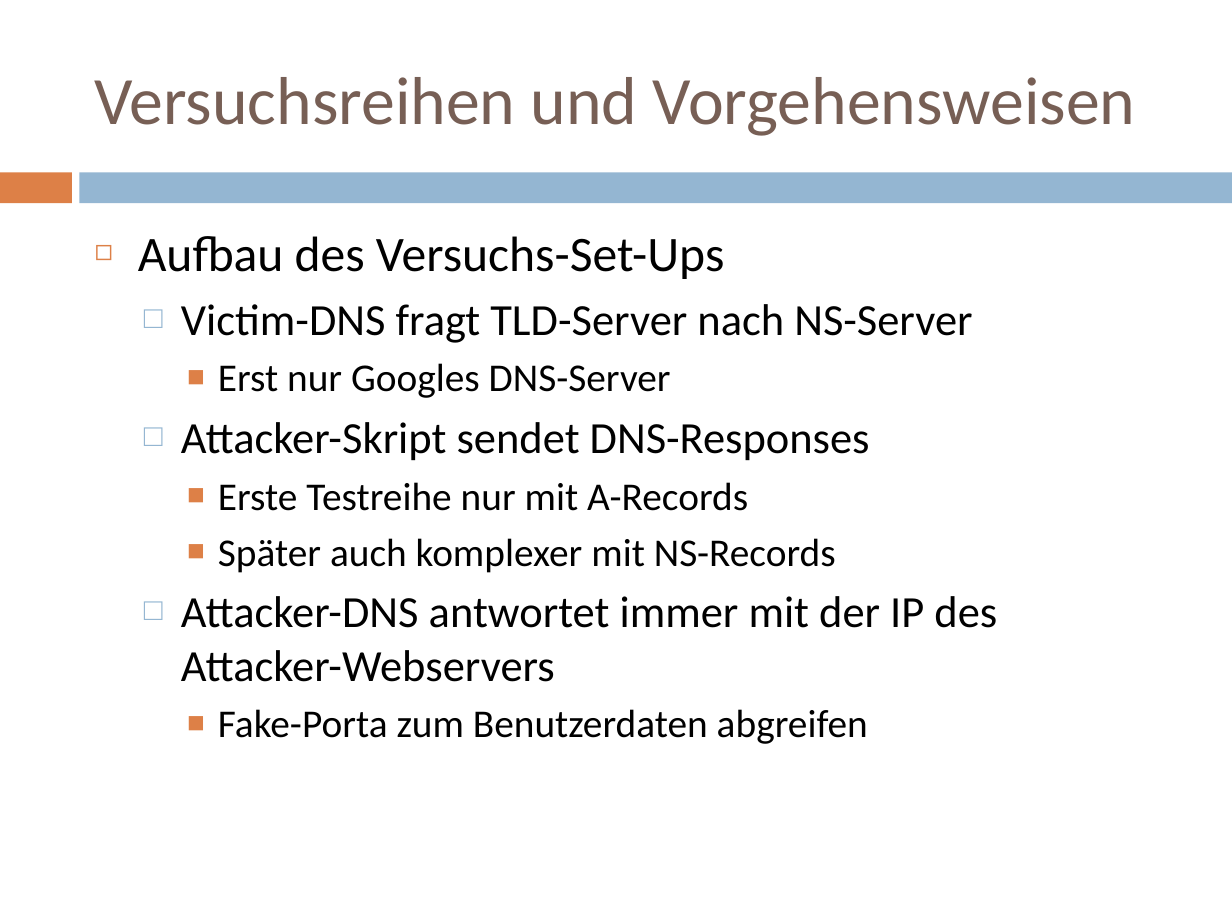
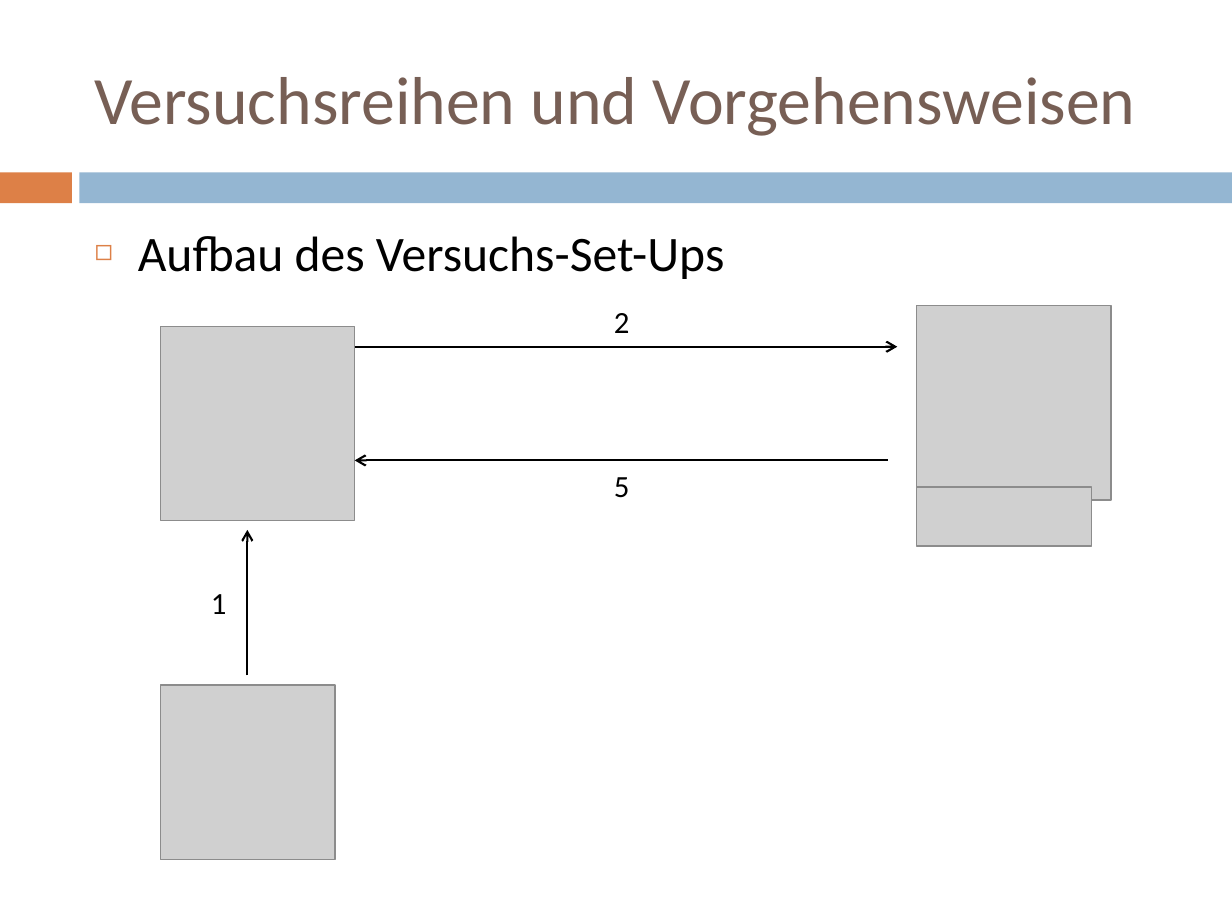
Before and after one commit to doctordebug/Hackerpraktikum, a slide deck: slide 14 of Präsentationen/PT3.pptx (slide 13 before the commit). Drawn at 1232x924 pixels with LibreOffice and Linux fonts; fonts in the diff are those of the drawing; grey boxes stand for pictures. Boxes give left, top, right and bottom in pixels: in the first picture for what was removed or moved away, otherwise in the second. Text is boxed around its words. In the diff, an @@ line names an element or a change of style, - is before the commit and + after.

```diff
--- a/Präsentationen/PT3.pptx
+++ b/Präsentationen/PT3.pptx
@@ picture added at (160, 326, 355, 521) @@
@@ text at (181, 304, 997, 744): paragraphs removed @@
-  □ Victim-DNS fragt TLD-Server nach NS-Server
-    ■ Erst nur Googles DNS-Server
-  □ Attacker-Skript sendet DNS-Responses
-    ■ Erste Testreihe nur mit A-Records
-    ■ Später auch komplexer mit NS-Records
-  □ Attacker-DNS antwortet immer mit der IP des Attacker-Webservers
-    ■ Fake-Porta zum Benutzerdaten abgreifen
@@ text added at (614, 313, 630, 333), 18 pt, text #000000 @@
+2
@@ picture added at (917, 306, 1111, 500) @@
@@ arrow added from (355, 346) to (897, 346), #000000 1.25 pt @@
@@ arrow added from (887, 461) to (355, 461), #000000 1.25 pt @@
@@ text added at (614, 477, 630, 498), 18 pt, text #000000 @@
+5
@@ picture added at (917, 487, 1092, 546) @@
@@ arrow added from (248, 675) to (248, 530), #000000 1.25 pt @@
@@ text added at (211, 594, 227, 614), 18 pt, text #000000 @@
+1
@@ picture added at (160, 685, 335, 860) @@
```
Also in this commit, not shown: 1 other slide changed, 4 slides added.
